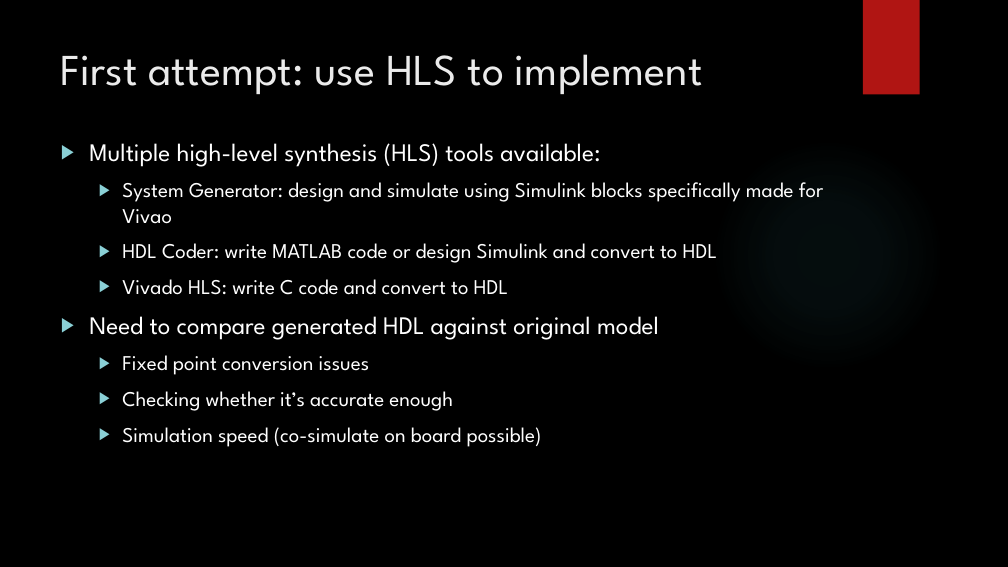
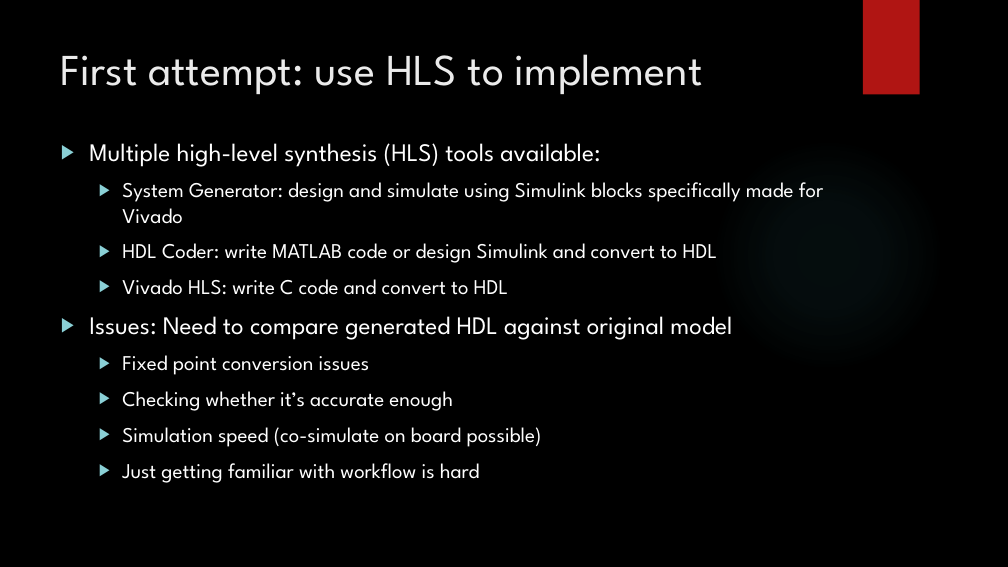
Before and after one commit to rsi7/ECE_540_finalproject, a slide deck: slide 11 of docs/ECE 540 - Final Project Presentation.pptx. Drawn at 1008x567 pixels with LibreOffice and Linux fonts; fonts in the diff are those of the drawing; background and template pictures are left out. Boxes give left, top, right and bottom in pixels: in the first picture for what was removed or moved away, otherwise in the second. Text is boxed around its words. In the diff, an @@ line names an element or a change of style, - is before the commit and + after.

Commit message:
Updated slides a little

```diff
--- a/docs/ECE 540 - Final Project Presentation.pptx
+++ b/docs/ECE 540 - Final Project Presentation.pptx
@@ text at (122, 182, 824, 224): text changed @@
-  ▶ System Generator: design and simulate using Simulink blocks specifically made for Vivao
+  ▶ System Generator: design and simulate using Simulink blocks specifically made for Vivado
@@ text at (89, 316, 732, 340): text changed @@
-▶ Need to compare generated HDL against original model
+▶ Issues: Need to compare generated HDL against original model
@@ text at (122, 463, 480, 483): paragraph added @@
+  ▶ Just getting familiar with workflow is hard
```
Also in this commit, not shown: 6 other slides changed.
